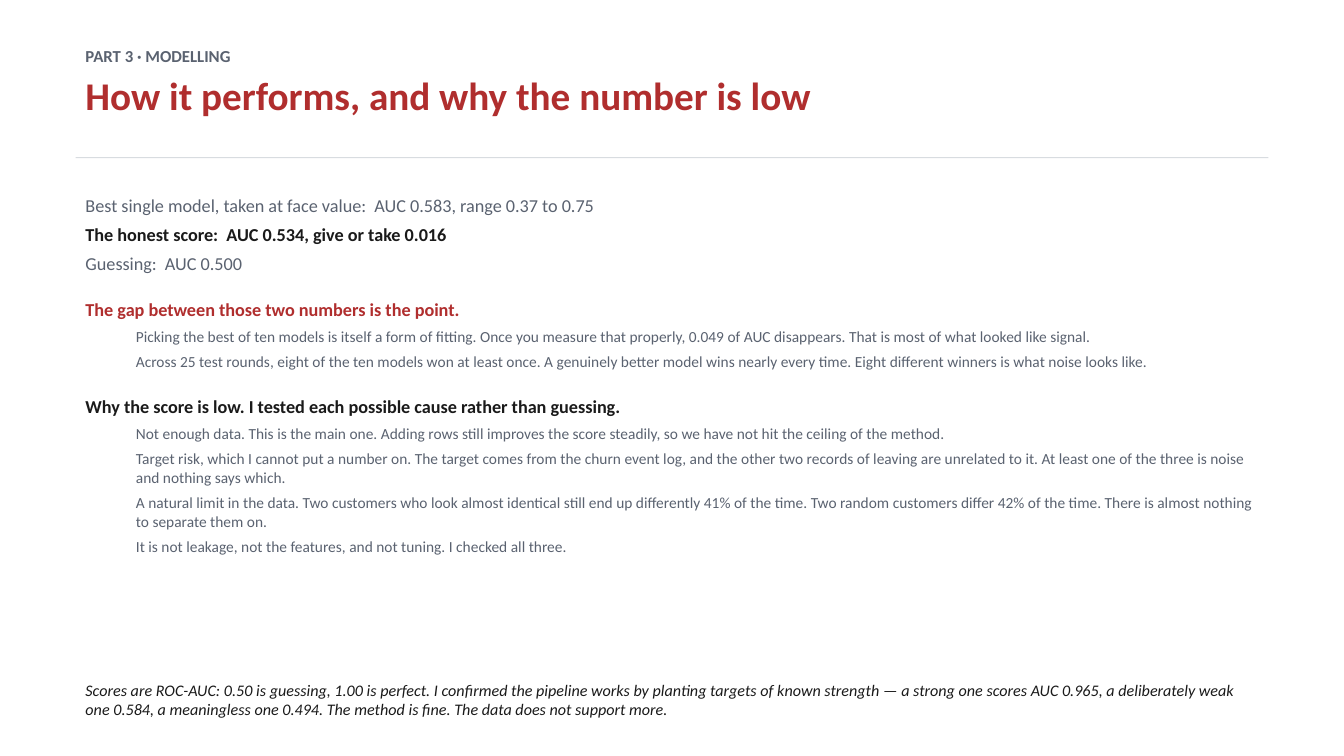
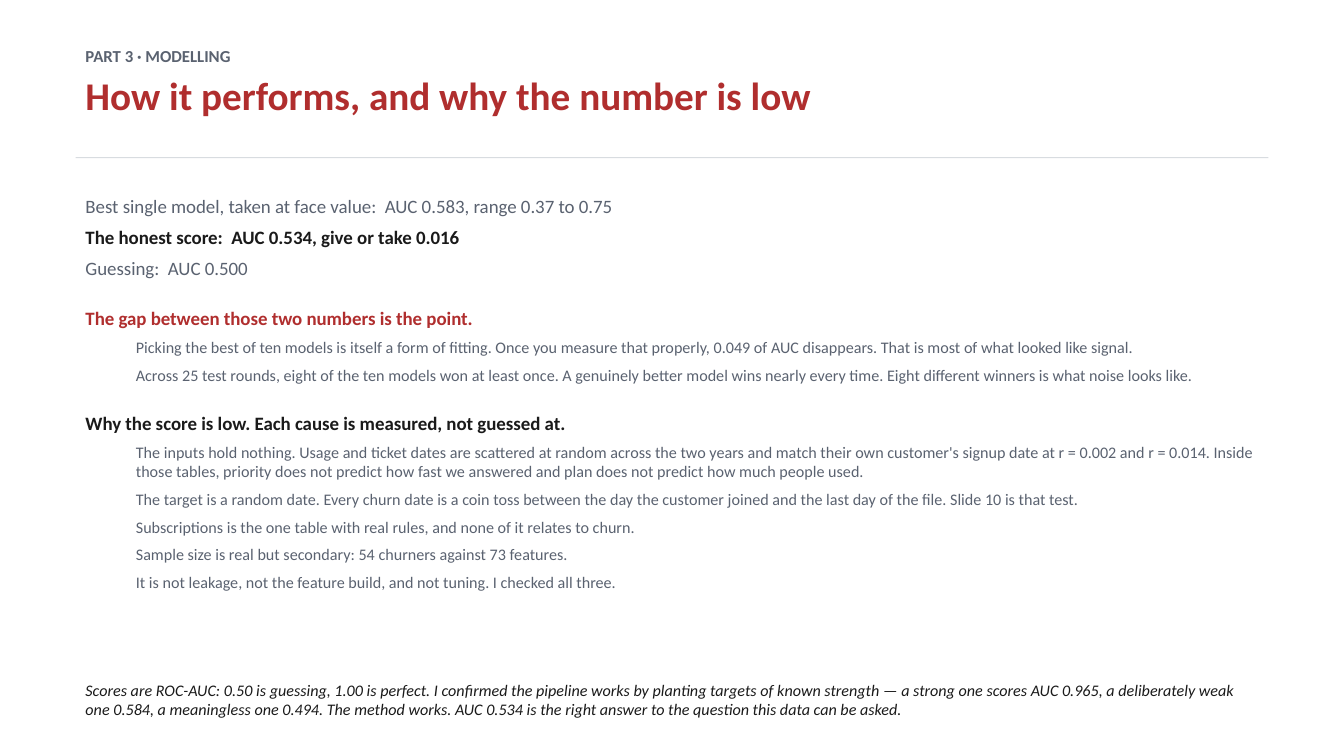
Before and after one commit to dmitriyratu/avepoint-churn-case-study, a slide deck: slide 8 of outputs/AvePoint_Case_Study.pptx. Drawn at 1344x756 pixels with LibreOffice and Linux fonts; fonts in the diff are those of the drawing. Boxes give left, top, right and bottom in pixels: in the first picture for what was removed or moved away, otherwise in the second. Text is boxed around its words. In the diff, an @@ line names an element or a change of style, - is before the commit and + after.

Commit message:
Update documentation and analysis regarding churn predictions and data integrity
- Revised `README.md` to clarify that the dataset cannot determine why customers leave, emphasizing that the observed churn patterns are artifacts of data generation rather than genuine trends.
- Enhanced `ASSUMPTIONS.md` to detail the implications of right-truncation on churn date analysis, reinforcing the need for accurate data interpretation.
- Updated `PRODUCT_QUESTIONS.md` to reflect the findings from notebooks 11-16, highlighting the limitations of the dataset in predicting churn and the withdrawal of previous recommendations based on flawed assumptions.
- Introduced `16_generator_audit.py` to audit the one positive finding, demonstrating that the churn hazard observed is a result of random date generation rather than a true business change.

These changes aim to improve the understanding of the dataset's limitations and ensure accurate communication of findings related to customer churn.

```diff
--- a/outputs/AvePoint_Case_Study.pptx
+++ b/outputs/AvePoint_Case_Study.pptx
@@ text at <box>85,200,1192,384</box>: size 13 to 13.5 pt in "Best single model, taken at face value: ...", "The honest score: AUC 0.534, give or ...", "Guessing: AUC 0.500", "The gap between those two numbers is ..."; size 11 to 11.5 pt in "Picking the best of ten models is ...", "Across 25 test rounds, eight of the ..."; more space between paragraphs @@
@@ text at <box>85,416,1253,591</box>: text changed; size 11 to 11.5 pt @@
-Why the score is low. I tested each possible cause rather than guessing.
-  Not enough data. This is the main one. Adding rows still improves the score steadily, so we have not hit the ceiling of the method.
-  Target risk, which I cannot put a number on. The target comes from the churn event log, and the other two records of leaving are unrelated to it. At least one of the three is noise and nothing says which.
-  A natural limit in the data. Two customers who look almost identical still end up differently 41% of the time. Two random customers differ 42% of the time. There is almost nothing to separate them on.
-  It is not leakage, not the features, and not tuning. I checked all three.
+Why the score is low. Each cause is measured, not guessed at.
+  The inputs hold nothing. Usage and ticket dates are scattered at random across the two years and match their own customer's signup date at r = 0.002 and r = 0.014. Inside those tables, priority does not predict how fast we answered and plan does not predict how much people used.
+  The target is a random date. Every churn date is a coin toss between the day the customer joined and the last day of the file. Slide 10 is that test.
+  Subscriptions is the one table with real rules, and none of it relates to churn.
+  Sample size is real but secondary: 54 churners against 73 features.
+  It is not leakage, not the feature build, and not tuning. I checked all three.
@@ text at <box>85,684,1234,718</box>: text changed @@
-Scores are ROC-AUC: 0.50 is guessing, 1.00 is perfect. I confirmed the pipeline works by planting targets of known strength — a strong one scores AUC 0.965, a deliberately weak one 0.584, a meaningless one 0.494. The method is fine. The data does not support more.
+Scores are ROC-AUC: 0.50 is guessing, 1.00 is perfect. I confirmed the pipeline works by planting targets of known strength — a strong one scores AUC 0.965, a deliberately weak one 0.584, a meaningless one 0.494. The method works. AUC 0.534 is the right answer to the question this data can be asked.
```
Also in this commit, not shown: 8 other slides changed, 27 other files.
